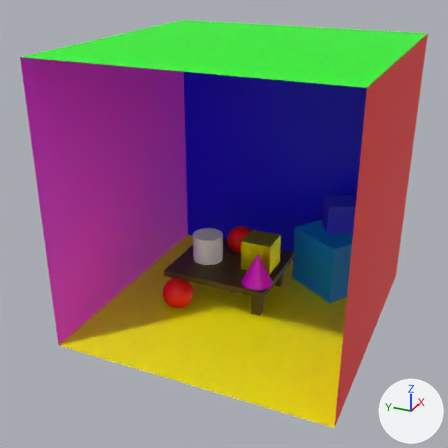
An edit to the Blender file project/scene.blend, drawn before and after from the same camera.
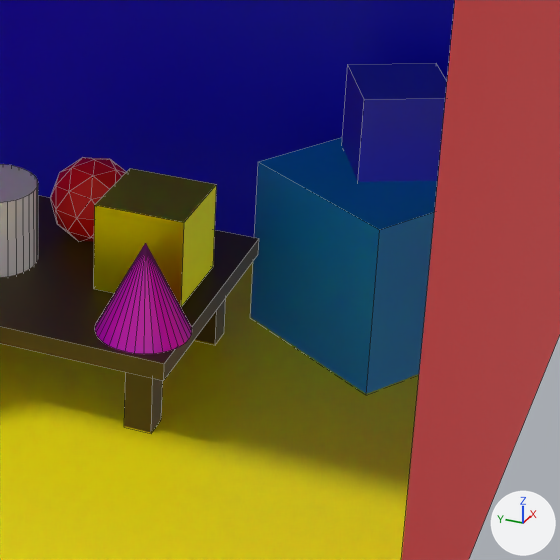
Each version appears first whole from a 50 mm lens placed at (-1609.0, -364.0, 708.0), pointed at (-316.0, 218.0, 61.0), and next in a close-up on the part from 47% to 88% of the width and 39% to 80% of the height. The axes (+X, +Y, +Z) are drawn at lower right. The lights are the same throughout. The close-ups show mesh edges as thin lines.
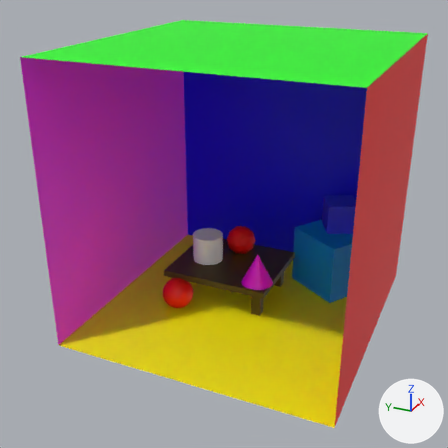
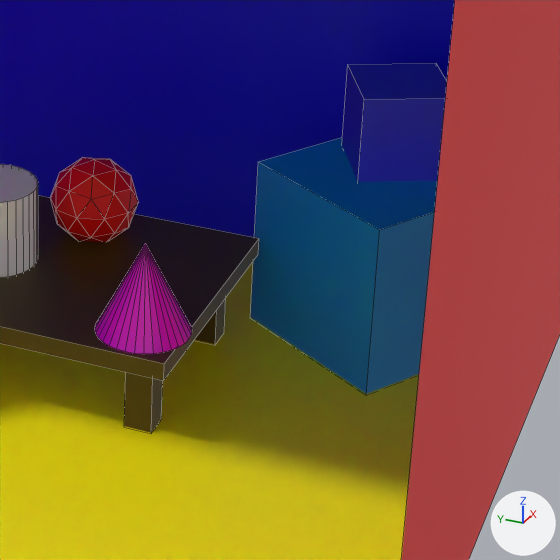
Pixel boxes [x1, y1, x2, y2] of what changed, in the close-ups (560 x 560 px):
part 1 of me_cube_010, deleted (yellow): before [94, 168, 217, 307]

What changed in the scene script:
```text
Change me_cube_010:
    where me_cube_010.from_pydata(...)  # 203 vertices, 191 faces; spans x -11.88..2.46, y -5.54..2.92, z -4.96..1.0
    used by ob_cube_002; location = (0.0, 0.0, 0.0); rotation_euler = (0.0, 0.0, -1.117), in degrees (0, 0, -64); scale = (41.8, 41.8, 41.8)
    me_cube_010 part 1: the loose piece of 8 vertices spanning x -6.83..-4.16, y -3.31..-0.63, z -2.73..-0.73 is deleted
    remove me_cube_010.materials.append(mat_material_002)
```
